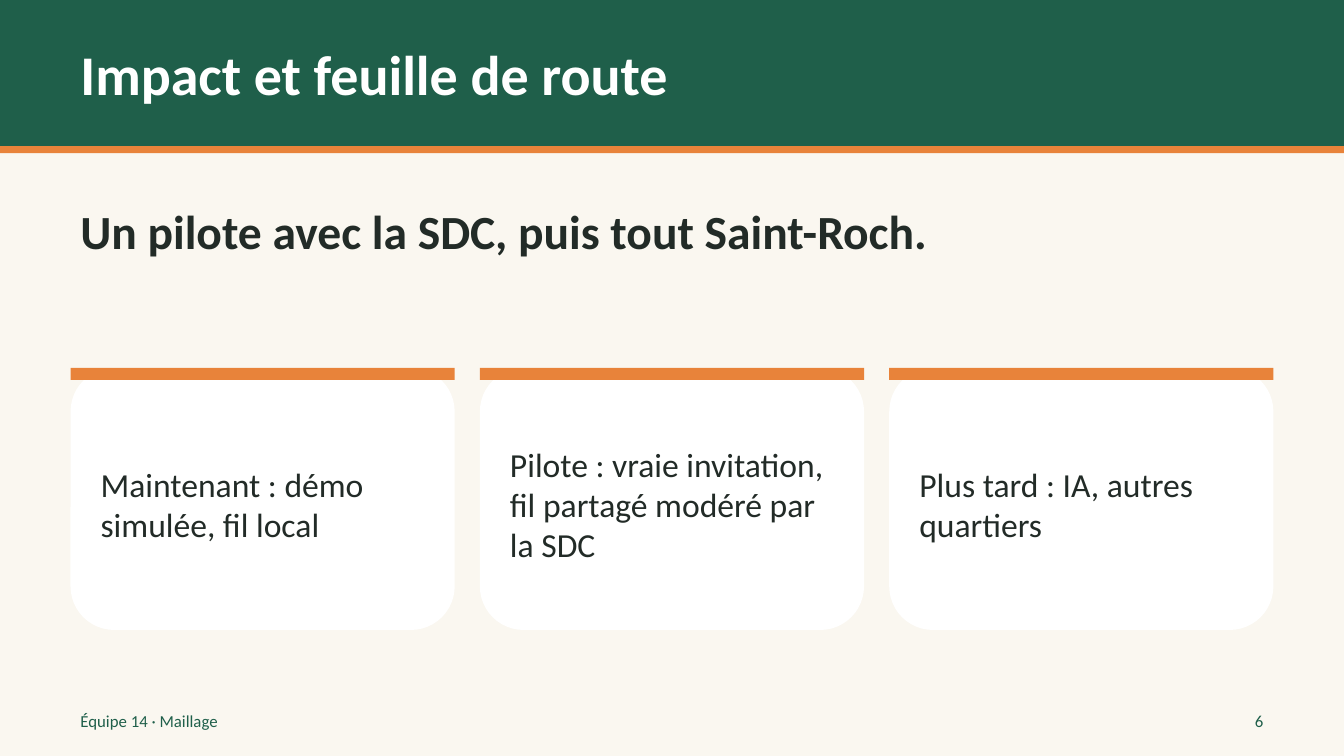
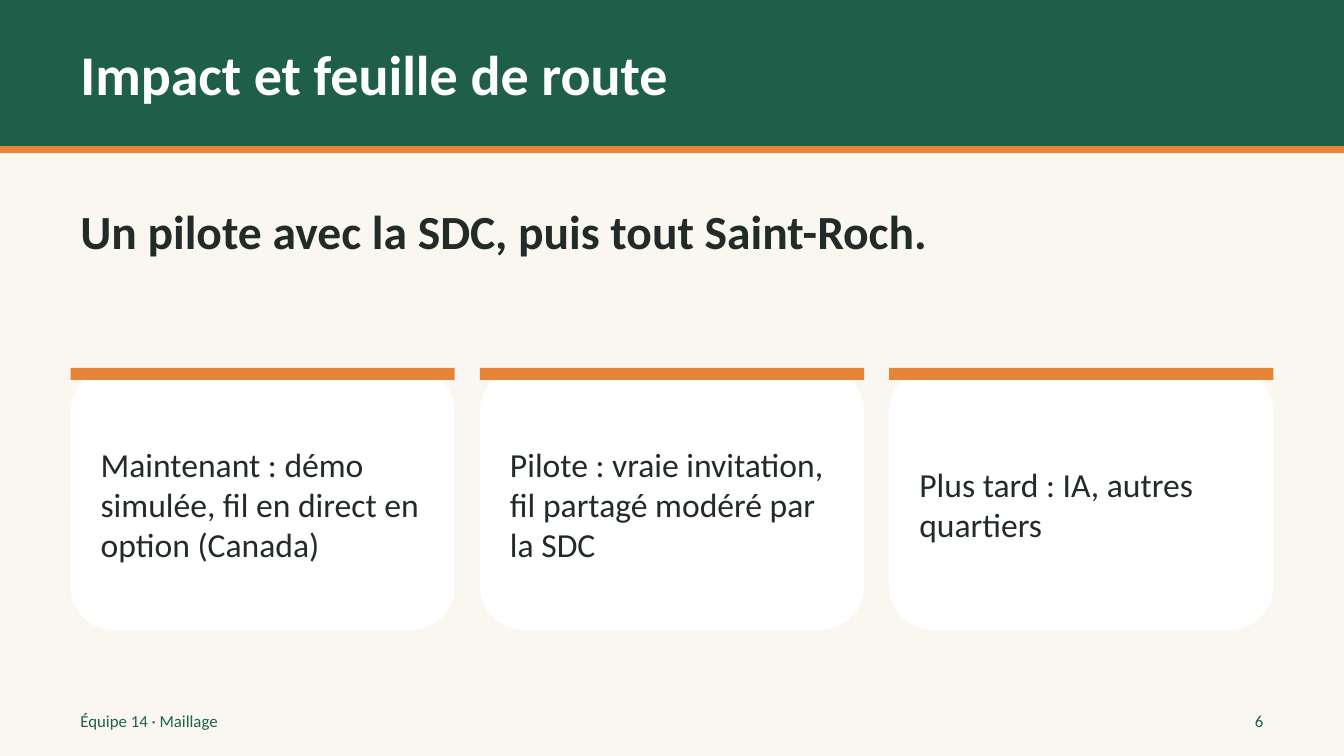
Before and after one commit to cianthiffault2006-png/hackathon-saint-roch-2026, a slide deck: slide 6 of docs/pitch/Maillage.pptx. Drawn at 1344x756 pixels with LibreOffice and Linux fonts; fonts in the diff are those of the drawing. Boxes give left, top, right and bottom in pixels: in the first picture for what was removed or moved away, otherwise in the second. Text is boxed around its words. In the diff, an @@ line names an element or a change of style, - is before the commit and + after.

```diff
--- a/docs/pitch/Maillage.pptx
+++ b/docs/pitch/Maillage.pptx
@@ text at bbox=[101, 453, 418, 563]: text changed @@
-Maintenant : démo simulée, fil local
+Maintenant : démo simulée, fil en direct en option (Canada)
```
Also in this commit, not shown: 2 other files.
